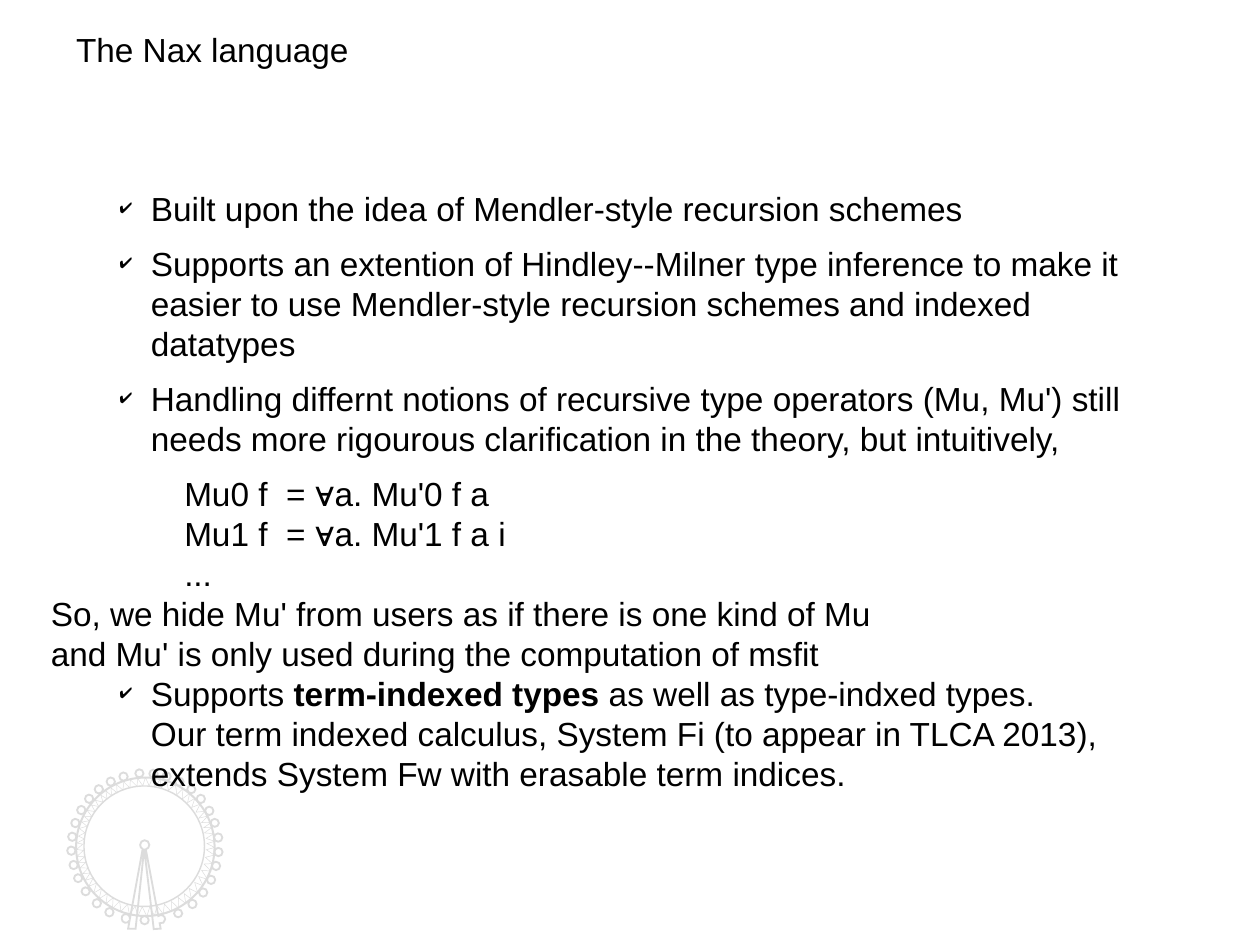
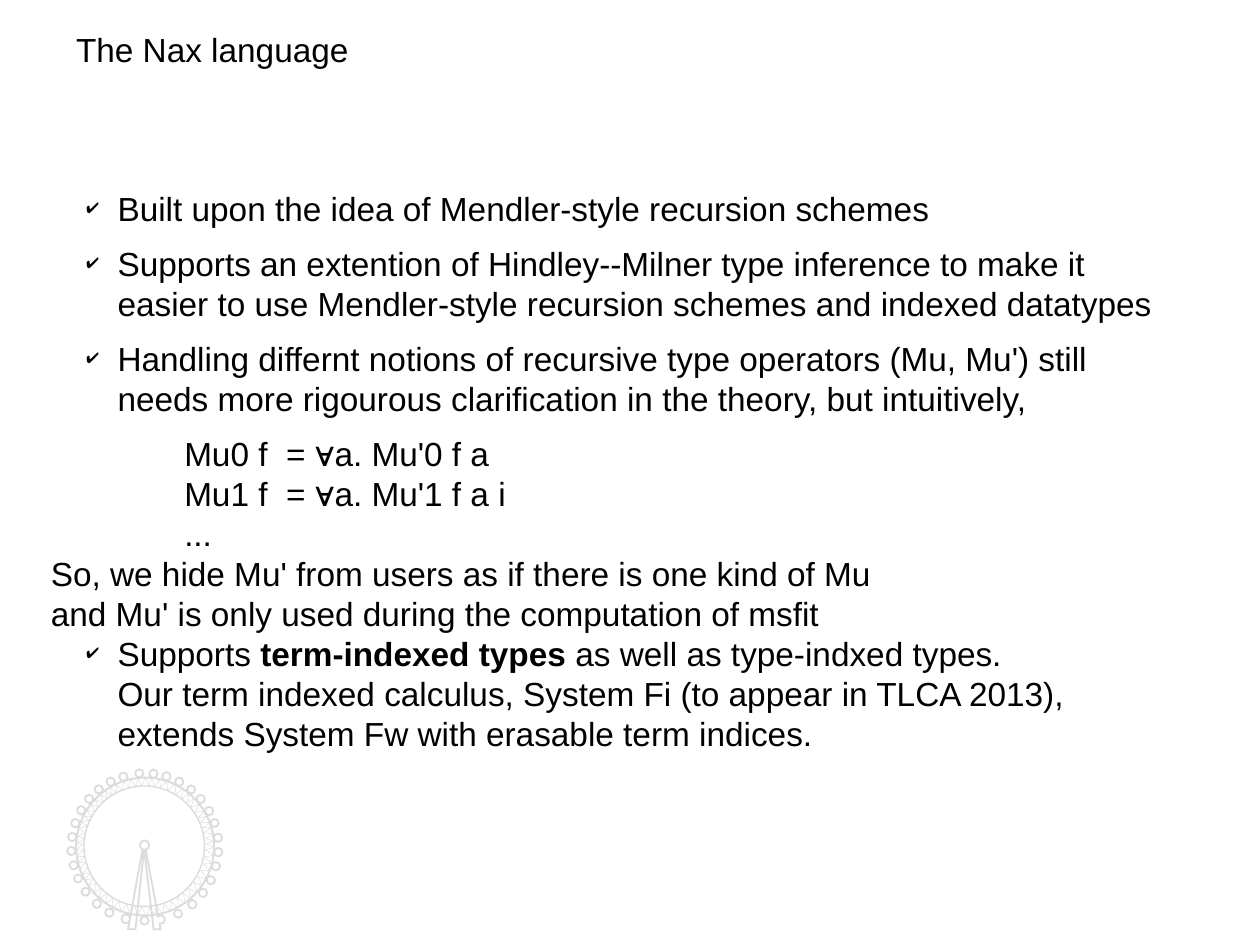
Before and after one commit to kyagrd/nax, a slide deck: slide 13 of trunk/draft/TYPES13/ppt/myslide.odp. Drawn at 1260x945 pixels with LibreOffice and Linux fonts; fonts in the diff are those of the drawing. Boxes give left, top, right and bottom in pixels: in the first picture for what was removed or moved away, otherwise in the second. Text is boxed around its words. In the diff, an @@ line names an element or a change of style, - is before the commit and + after.

```diff
--- a/trunk/draft/TYPES13/ppt/myslide.odp
+++ b/trunk/draft/TYPES13/ppt/myslide.odp
@@ text at (118, 197, 1152, 752): indent changed @@
@@ outline redrawn in 3 elements at (67, 770, 222, 930), (76, 778, 214, 917), (76, 778, 214, 916) @@
```
Also in this commit, not shown: 16 other slides changed, 1 other file.
